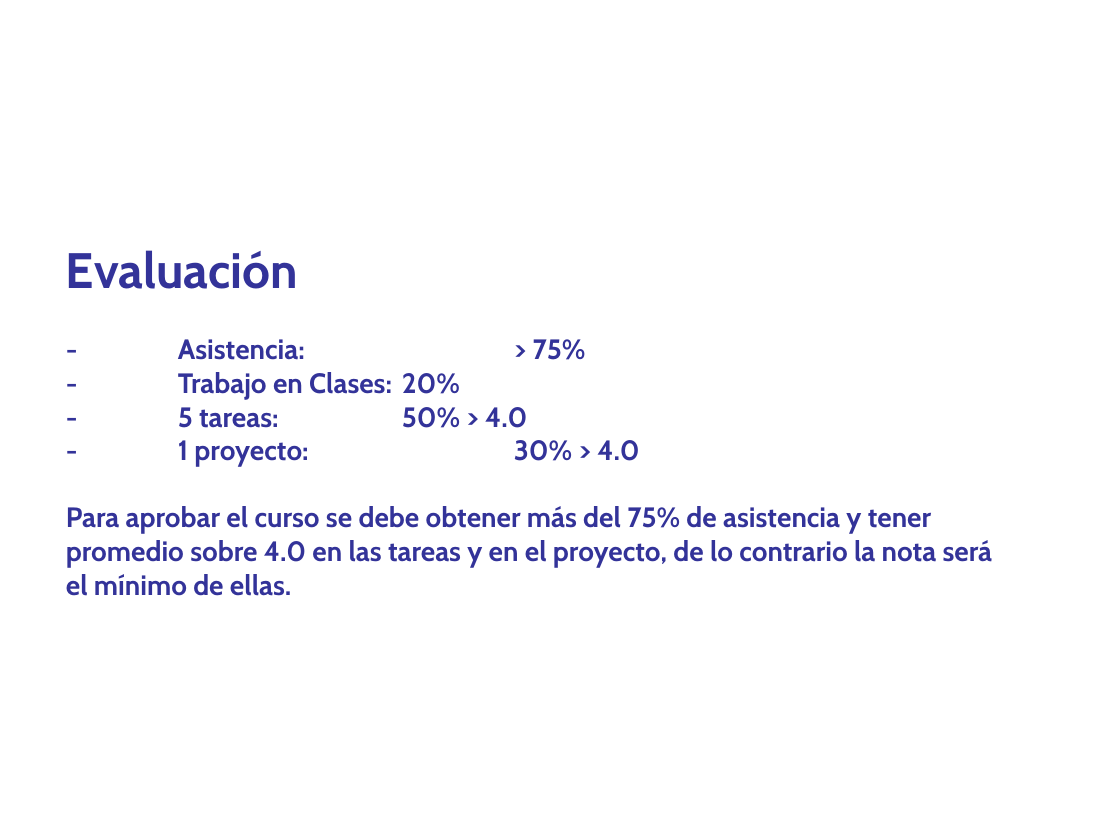
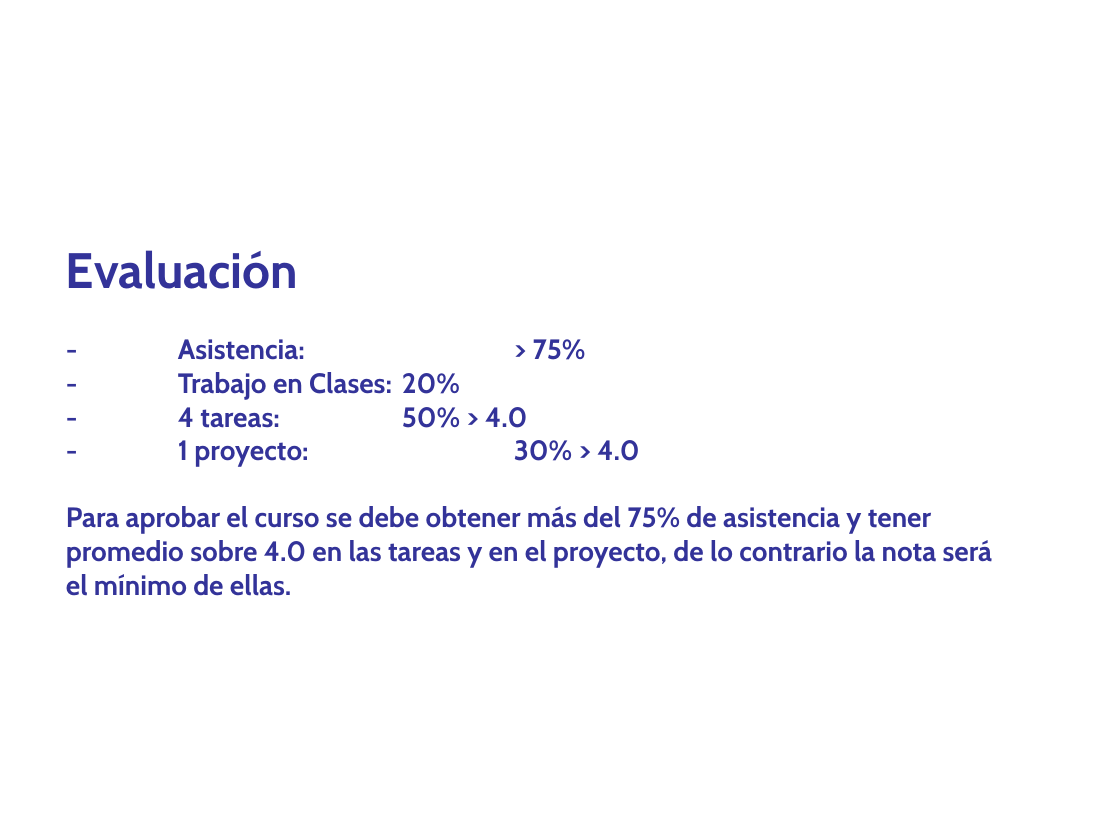
Before and after one commit to domingomery/patrones, a slide deck: slide 11 of clases/Cap00_Lineas_Generales/program/PAT00_Presentacion.pptx. Drawn at 1120x840 pixels with LibreOffice and Linux fonts; fonts in the diff are those of the drawing. Boxes give left, top, right and bottom in pixels: in the first picture for what was removed or moved away, otherwise in the second. Text is boxed around its words. In the diff, an @@ line names an element or a change of style, - is before the commit and + after.

```diff
--- a/clases/Cap00_Lineas_Generales/program/PAT00_Presentacion.pptx
+++ b/clases/Cap00_Lineas_Generales/program/PAT00_Presentacion.pptx
@@ text at bbox=[178, 407, 527, 428]: text changed @@
-- 5 tareas: 50% > 4.0
+- 4 tareas: 50% > 4.0
```
Also in this commit, not shown: 1 other slide changed, 10 other files.
